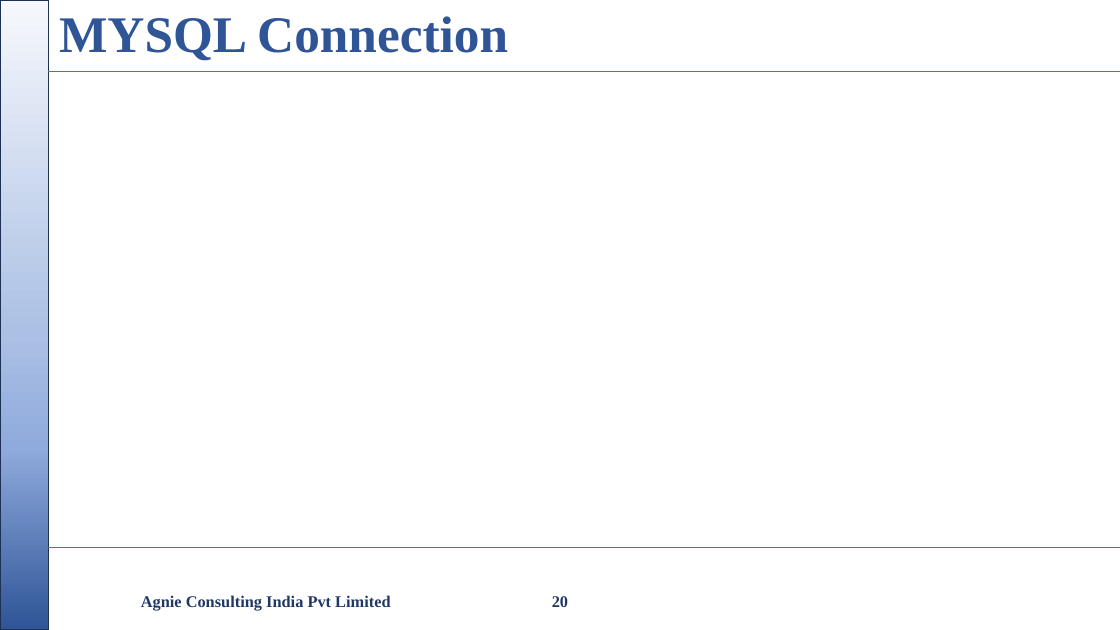
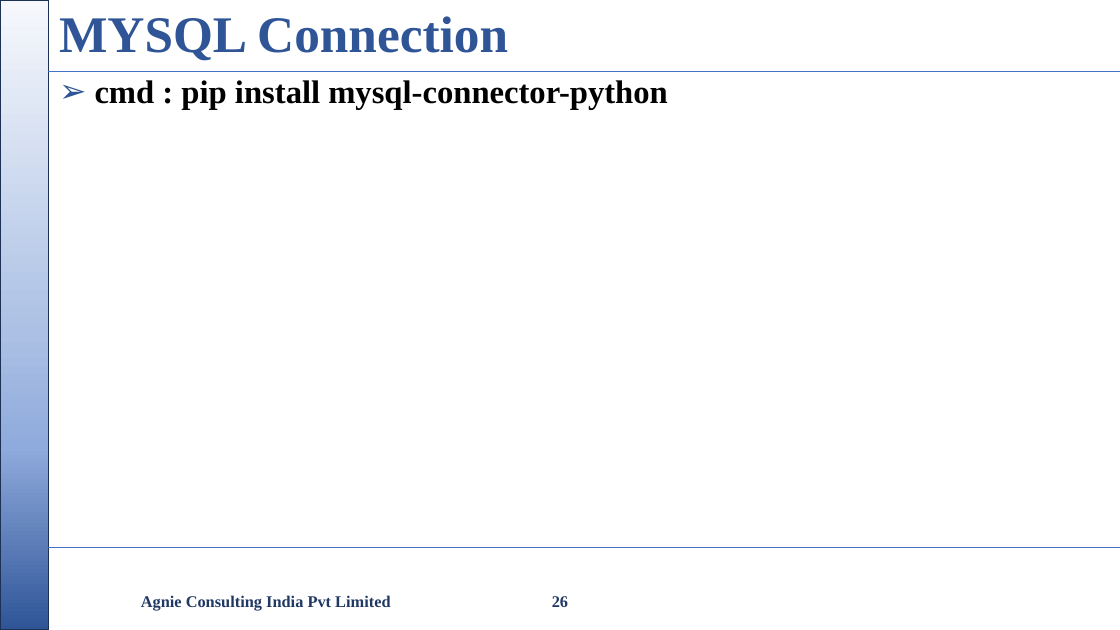
Before and after one commit to nikishdaniel1-del/Python-Cls, a slide deck: slide 26 of python class/Python Class.pptx (slide 20 before the commit). Drawn at 1120x630 pixels with LibreOffice and Linux fonts; fonts in the diff are those of the drawing; background and template pictures are left out. Boxes give left, top, right and bottom in pixels: in the first picture for what was removed or moved away, otherwise in the second. Text is boxed around its words. In the diff, an @@ line names an element or a change of style, - is before the commit and + after.

```diff
--- a/python class/Python Class.pptx
+++ b/python class/Python Class.pptx
@@ text added at (95, 80, 668, 110), 28 pt, text #000000, bold @@
+➢ cmd : pip install mysql-connector-python
@@ page number at (552, 596, 568, 607): text changed @@
-20
+26
```
Also in this commit, not shown: 9 other slides changed, 7 other files.
